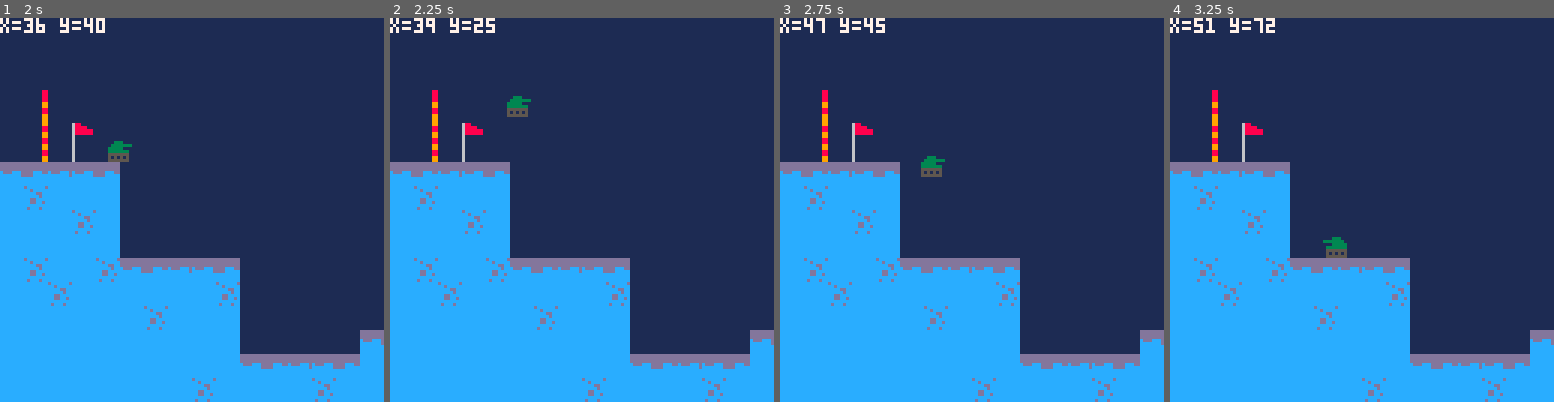
Above: before the commit, frames 1-4 (left to right).
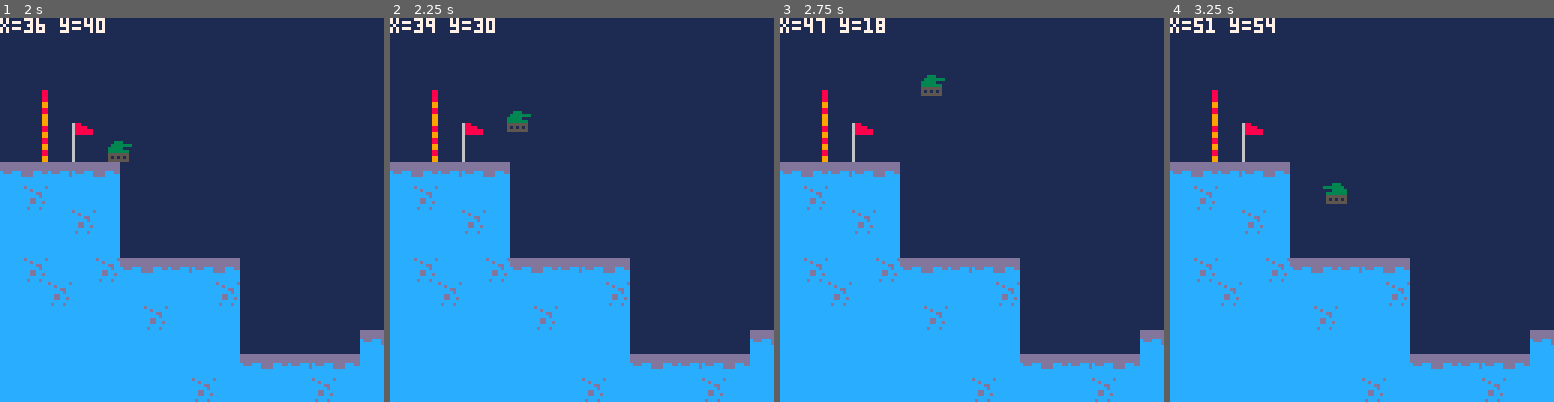
Above: after the commit, the same moments.

Repository: Finn4239/ShellShockLite
Game: PICO-8 cartridge game.p8
The game is run twice, just before and just after one commit, with the same random seed, the same clock (stepped at 60 frames per second) and the same inputs.
Inputs:
- Up to frame 1 (2 s): hold Right from 1.6 s (still down)
- Up to frame 2 (2.25 s): release Right at 2.1 s; hold Up from 2.15 s (still down)
- Up to frame 3 (2.75 s): release Up at 2.42 s; hold Right from 2.47 s (still down)
- Up to frame 4 (3.25 s): release Right at 3.03 s; hold Left from 3.08 s (still down)

Frame 1 is identical in both runs. In frame 2, 0.5% of the frame differs, in the area x 21-37%, y 0-30%; in frame 3, 0.6%, in the area x 21-43%, y 0-42%; in frame 4, 0.6%.

Commit message:
refactor jump mechanics: adjust jump height and streamline vertical movement logic

Diff:
--- a/src/core/game.lua
+++ b/src/core/game.lua
@@ -1,8 +1,7 @@
 --constants
 GRAVITY = 0.3
 MAX_FALL_SPEED = 3
-MAX_JUMP_SPEED = 2
-JUMP_HEIGHT = 16
+JUMP_HEIGHT = 4
 -- Sprite indices
 PLAYER_SPRITE_LEFT = 0
 PLAYER_SPRITE_RIGHT = 1
@@ -18,14 +17,10 @@
 function applyVerticalMovement()
     local y_direction = getVerticalDirection(velocity_y)
     local amount_of_pixels = flr(absoluteValue(velocity_y))
-    local sprite_width = 8
-
-    if btn(2)then
-        y_direction = jump(y_direction) end
 
     for i = 1, amount_of_pixels do
         local left_edge = x
-        local right_edge = x + (sprite_width - 1)
+        local right_edge = x + 7 -- 7 because 8 sprite width (-1)
 
         if isObjectInAir(left_edge, y_direction) and isObjectInAir(right_edge, y_direction) then
             y = y + y_direction
@@ -41,15 +36,14 @@
     local left = 0
     local right = 0
 
-    if btn(0) then
-        left = 1
+    if btn(0) then left = 1
         current_sprite = PLAYER_SPRITE_LEFT
-    else left = 0 end
-
-    if btn(1) then
-        right = 1
+    else left = 0
+    end
+    if btn(1) then right = 1
         current_sprite = PLAYER_SPRITE_RIGHT
-    else right = 0 end
+    else right = 0
+    end
 
     x_direction = right - left
 
@@ -68,7 +62,7 @@
 
 -- Help-Functions
 function getVerticalDirection(a)
-    if a < 0 and -1 then
+    if a < 0 then
         return -1 -- move up
     elseif a > 0 then
         return 1 -- move down
@@ -90,30 +84,12 @@
     return fget(mget(tank_x, tank_y), 0)
 end
 
-function calculateVerticalVelocity(max_speed)
+function calculateVerticalVelocity()
     velocity_y = velocity_y + GRAVITY
     if velocity_y > MAX_FALL_SPEED then
         velocity_y = MAX_FALL_SPEED
-        if velocity_y > max_speed then
-            velocity_y = max_speed
-        end
     end
 end
-
-function jump(y_direction)
-    if not isPlayerOnGround() then
-        can_jump = false
-
-        return y_direction
-    end
-
-    if can_jump then
-        y_direction = y_direction - JUMP_HEIGHT
-        can_jump = false
-    end
-
-    return y_direction
-    end
 
 function isObjectInAir(edge, y_direction)
     return not collisionAtPosition(edge, y + 8 * y_direction)
@@ -129,6 +105,12 @@
 -- Pico-8 Standard Functions
 function _update()
     calculateVerticalVelocity(MAX_FALL_SPEED)
+
+    if btn(2) and isPlayerOnGround() and can_jump then
+        velocity_y = -JUMP_HEIGHT
+        can_jump = false
+    end
+
     if isPlayerOnGround() then
         can_jump = true
     end
